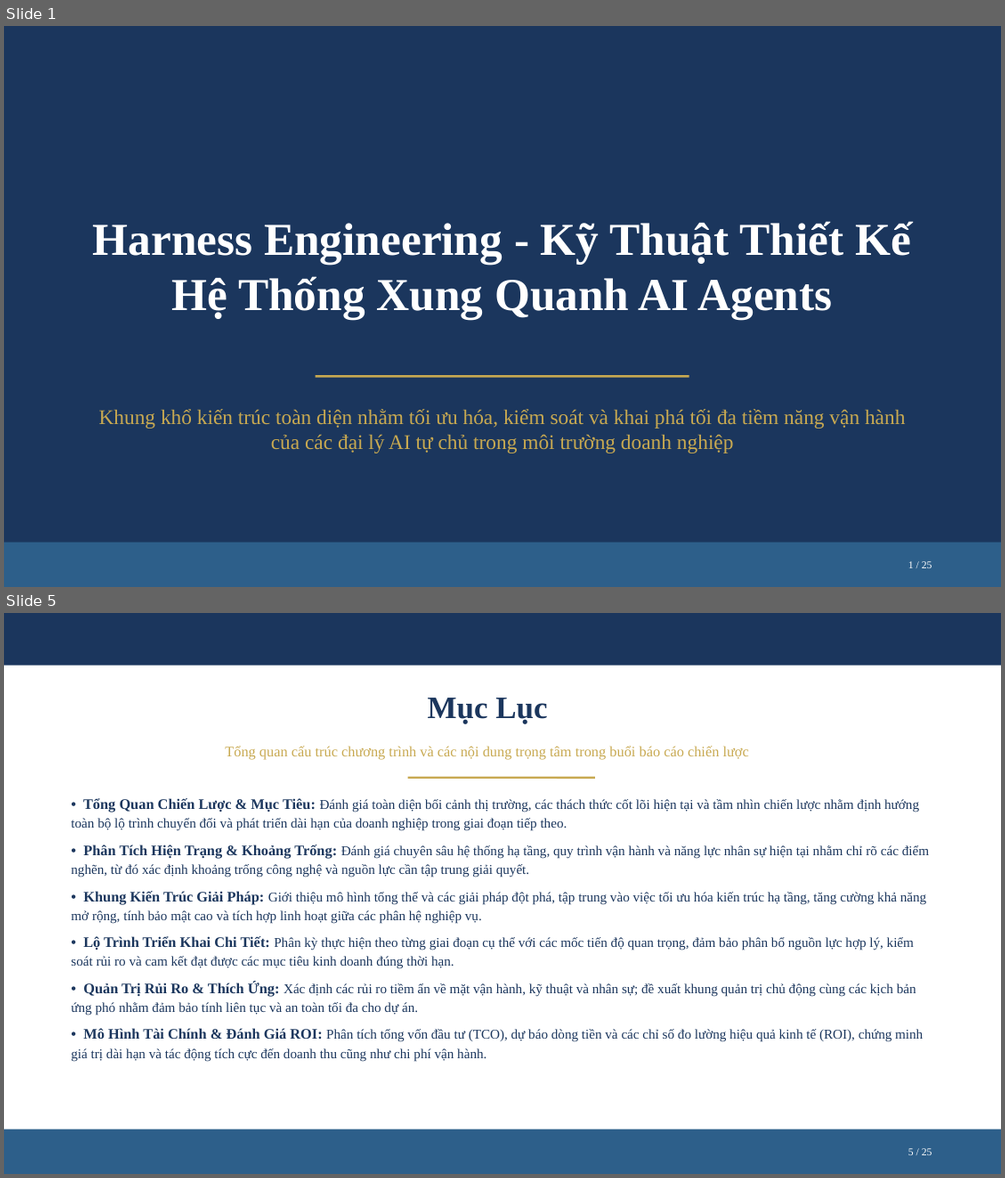
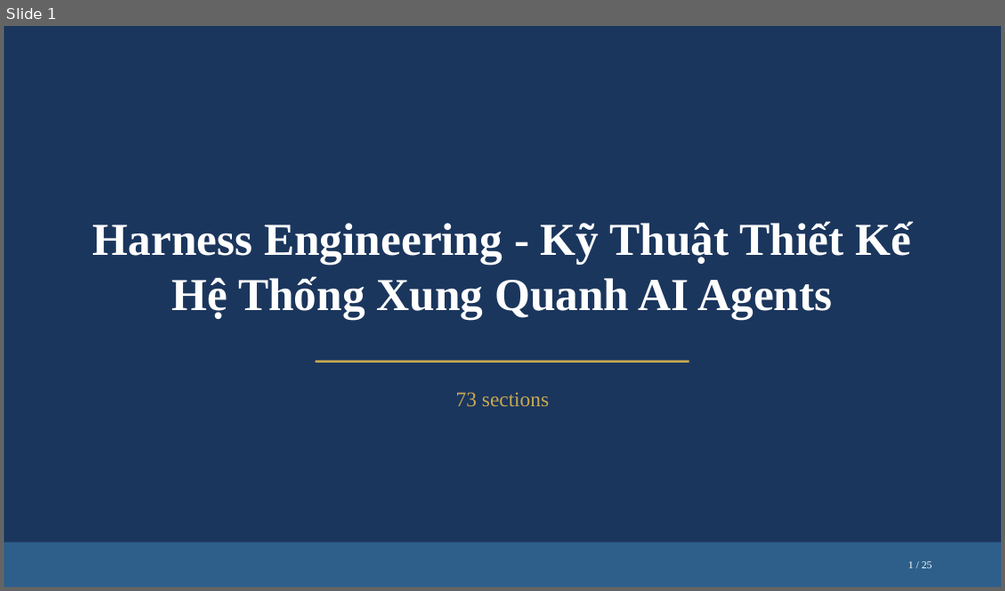
Before and after one commit to nbhson/tool-harness-generate-slide, a slide deck: harness-engineer.pptx. Shown one above the other, each under a label of ours: slides 1 and 5 before the commit, slide 1 after it; the slides between them are not shown. The pictures are 1005x1178 and 1005x591 pixels, drawn with LibreOffice and Linux fonts; fonts in the diff are those of the drawing. Boxes give left, top, right and bottom in pixels: in the first picture for what was removed or moved away, otherwise in the second. Text is boxed around its words. In the diff, an @@ line names an element or a change of style, - is before the commit and + after.

```diff
--- a/harness-engineer.pptx
+++ b/harness-engineer.pptx
@@ slide 5 removed at box(4, 613, 1001, 1174), background #FFFFFF @@
@@ rectangle removed at box(4, 613, 1001, 666) @@
@@ text removed at box(428, 698, 547, 724) @@
-Mục Lục
@@ text removed at box(225, 746, 749, 760) @@
-Tổng quan cấu trúc chương trình và các nội dung trọng tâm trong buổi báo cáo chiến lược
@@ text removed at box(71, 798, 929, 1062) @@
-• Tổng Quan Chiến Lược & Mục Tiêu: Đánh giá toàn diện bối cảnh thị trường, các thách thức cốt lõi hiện tại và tầm nhìn chiến lược nhằm định hướng toàn bộ lộ trình chuyển đổi và phát triển dài hạn của doanh nghiệp trong giai đoạn tiếp theo.
-• Phân Tích Hiện Trạng & Khoảng Trống: Đánh giá chuyên sâu hệ thống hạ tầng, quy trình vận hành và năng lực nhân sự hiện tại nhằm chỉ rõ các điểm nghẽn, từ đó xác định khoảng trống công nghệ và nguồn lực cần tập trung giải quyết.
-• Khung Kiến Trúc Giải Pháp: Giới thiệu mô hình tổng thể và các giải pháp đột phá, tập trung vào việc tối ưu hóa kiến trúc hạ tầng, tăng cường khả năng mở rộng, tính bảo mật cao và tích hợp linh hoạt giữa các phân hệ nghiệp vụ.
-• Lộ Trình Triển Khai Chi Tiết: Phân kỳ thực hiện theo từng giai đoạn cụ thể với các mốc tiến độ quan trọng, đảm bảo phân bổ nguồn lực hợp lý, kiểm soát rủi ro và cam kết đạt được các mục tiêu kinh doanh đúng thời hạn.
-• Quản Trị Rủi Ro & Thích Ứng: Xác định các rủi ro tiềm ẩn về mặt vận hành, kỹ thuật và nhân sự; đề xuất khung quản trị chủ động cùng các kịch bản ứng phó nhằm đảm bảo tính liên tục và an toàn tối đa cho dự án.
-• Mô Hình Tài Chính & Đánh Giá ROI: Phân tích tổng vốn đầu tư (TCO), dự báo dòng tiền và các chỉ số đo lường hiệu quả kinh tế (ROI), chứng minh giá trị dài hạn và tác động tích cực đến doanh thu cũng như chi phí vận hành.
@@ line removed from (408, 778) to (595, 778) @@
@@ rectangle removed at box(4, 1129, 1001, 1174) @@
@@ text removed at box(908, 1148, 932, 1155) @@
-5 / 25
@@ slide 1 changed as well @@
@@ line moved from (316, 376) - (689, 376) to (316, 361) - (689, 361) @@
@@ text at box(456, 392, 549, 406): text changed @@
-Khung khổ kiến trúc toàn diện nhằm tối ưu hóa, kiểm soát và khai phá tối đa tiềm năng vận hành của các đại lý AI tự chủ trong môi trường doanh nghiệp
+73 sections
```
Also in this commit, not shown: 18 other slides changed, 6 slides added, 5 other slides removed, 17 other files.
